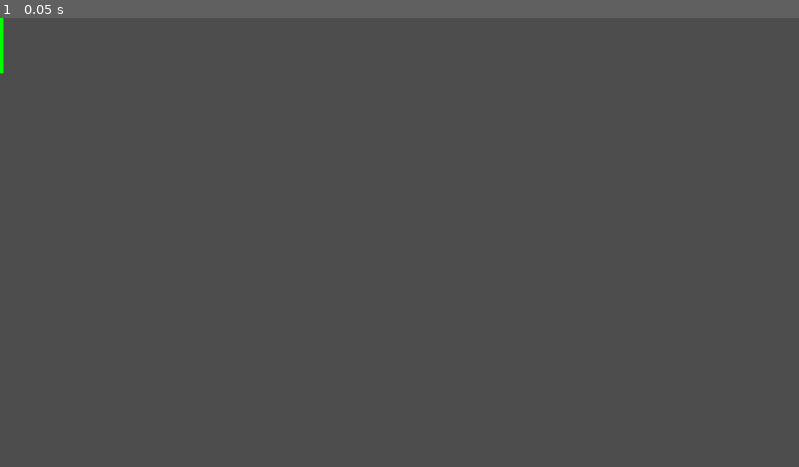
Above: before the commit, frame 1.
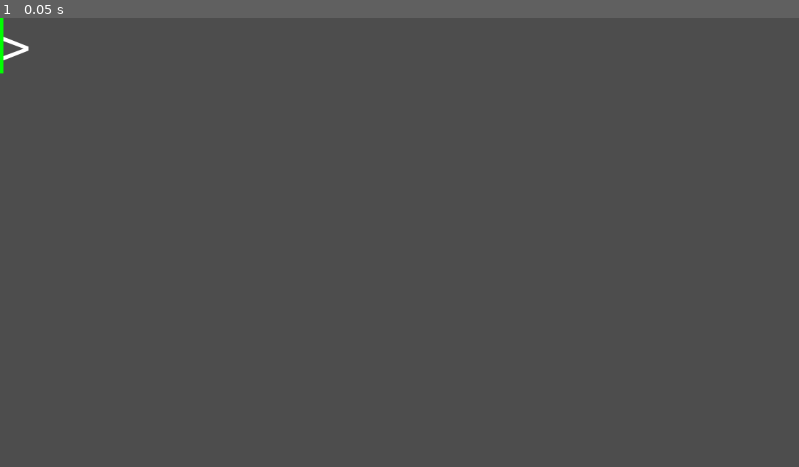
Above: after the commit, the same moment.

Repository: uprun/neon-lights-editor
Game: Godot game, scene res://scenes/canvas-ltd.tscn
Two runs of this game, one before a commit and one after it. Both use one fixed random seed, a clock stepped at 60 frames per second and the inputs below.
Inputs:
- Up to frame 1 (0.05 s): no input

The runs differ from the first frame. In frame 1, less than 0.1% of the frame differs, in the area x 0-4%, y 4-10%.
Error before the commit: Invalid access to property or key 'get' on a base object of type 'null instance'. (res://scenes/function-node.gd:16)

Commit message:
using signals for position update

Diff:
--- a/scenes/canvas-ltd.gd
+++ b/scenes/canvas-ltd.gd
@@ -16,6 +16,14 @@
 	if event is InputEventKey:
 		if event.pressed:
 			print(event)
+
+			if event.keycode == KEY_LEFT:
+				$Caret.move_left()
+				return
+
+			if event.keycode == KEY_RIGHT:
+				$Caret.move_right()
+				return
 
 			if event.keycode == KEY_BACKSPACE:
 				print("back space")
--- a/scenes/caret.gd
+++ b/scenes/caret.gd
@@ -19,7 +19,23 @@
 		function_under_focus.remove_symbol(insert_index)
 		set_index(insert_index - 1)
 
+func move_left():
+	if function_under_focus != null and insert_index != null:
+		set_index(insert_index - 1)
+
+func move_right():
+	if function_under_focus != null and insert_index != null:
+		set_index(insert_index + 1)
+
 func set_index (index):
 	insert_index = index
 	var use_position = function_under_focus.get_symbol_global_position_further_side(insert_index)
 	$"Rocket-engine".update_position(use_position)
+
+
+func _on_rocketengine_request_to_shift_position(shift):
+	position += shift
+
+
+func _on_rocketengine_request_to_set_position(another_position):
+	position = another_position
--- a/scenes/caret.tscn
+++ b/scenes/caret.tscn
@@ -7,3 +7,6 @@
 script = ExtResource("1_k75a4")
 
 [node name="Rocket-engine" parent="." instance=ExtResource("2_u5tjj")]
+
+[connection signal="request_to_set_position" from="Rocket-engine" to="." method="_on_rocketengine_request_to_set_position"]
+[connection signal="request_to_shift_position" from="Rocket-engine" to="." method="_on_rocketengine_request_to_shift_position"]
--- a/scenes/function-node.gd
+++ b/scenes/function-node.gd
@@ -10,12 +10,16 @@
 func combined_path():
 	return folder_path + file_name_1
 
+
+func read_file_content():
+	var file = FileAccess.open(combined_path(), FileAccess.READ)
+	var content = file.get_as_text()
+	return content
+
 # Called when the node enters the scene tree for the first time.
 func _ready():
-	var file = FileAccess.open(combined_path(), FileAccess.READ)
-	file.get
-	var content = file.get_as_text()
-	text = content
+
+	text = ">"
 	for x in text:
 		var clone = symbol_scene.instantiate()
 		add_child(clone)
@@ -30,6 +34,7 @@
 	move_child(clone, index)
 	clone.set_text(symbol)
 	update_symbols_from_index(index)
+	parse()
 
 func update_symbols_from_index(index):
 	for index_to_update in range(index, get_child_count()):
@@ -48,7 +53,50 @@
 	get_parent().add_child(ghost_symbol)
 	ghost_symbol.fly_up()
 	update_symbols_from_index(index)
+	parse()
 
 func get_symbol_global_position_further_side(index):
 	var symbol_position = get_child(index).get_further_side_position()
 	return to_global(symbol_position)
+
+func get_text():
+	var result = ""
+	for n in get_children():
+		result += n.text
+	return result
+
+var parsed = []
+
+var memory = { "trains": [{"delay": 10}, {"delay": 25}, {"delay": 100, "location": "Germany"}] }
+
+func parse_collection(to_parse: String):
+	var symbol = to_parse
+	if symbol in memory:
+		return memory[symbol]
+	if to_parse.contains(" in "):
+		to_parse.split(" in ")
+		#apply location filtering
+		pass
+
+
+func parse():
+	parsed = []
+	var to_parse = get_text()
+	print("text is: ", to_parse)
+	if to_parse.begins_with("> "):
+		to_parse = to_parse.substr(2)
+	if to_parse.begins_with(">"):
+		to_parse = to_parse.substr(1)
+
+	if to_parse.begins_with("What is an average ") and to_parse.contains(" of "):
+		var splitted = to_parse.split(" of ")
+		if splitted.size() > 2:
+			print("too complex question because multiple \" of \" usage")
+			return
+		if splitted.size() == 2:
+			var first = splitted[0] as String
+			var potential_property = first.substr("What is an average".length()).replace(" ", "")
+			var collection = parse_collection(splitted[1])
+			return
+		if splitted.size() < 2:
+			print("incomplete question")
--- a/scenes/ghost-symbol.gd
+++ b/scenes/ghost-symbol.gd
@@ -17,3 +17,11 @@
 
 func _on_rocketengine_destination_reached():
 	queue_free()
+
+
+func _on_rocketengine_request_to_set_position(another_position):
+	position = another_position
+
+
+func _on_rocketengine_request_to_shift_position(shift):
+	position += shift
--- a/scenes/ghost-symbol.tscn
+++ b/scenes/ghost-symbol.tscn
@@ -22,3 +22,5 @@
 [node name="Rocket-engine" parent="." instance=ExtResource("3_brh0o")]
 
 [connection signal="destination_reached" from="Rocket-engine" to="." method="_on_rocketengine_destination_reached"]
+[connection signal="request_to_set_position" from="Rocket-engine" to="." method="_on_rocketengine_request_to_set_position"]
+[connection signal="request_to_shift_position" from="Rocket-engine" to="." method="_on_rocketengine_request_to_shift_position"]
--- a/scenes/rocket-engine.gd
+++ b/scenes/rocket-engine.gd
@@ -5,16 +5,19 @@
 
 signal destination_reached
 
+signal request_to_shift_position(shift)
+signal request_to_set_position(another_position)
+
 func _ready():
 	next_position = get_parent().position
 
 func _process(_delta):
-	var parent = get_parent()
-	if next_position != parent.position:
-		var diff = (parent.position - next_position)
+	var current_position = get_parent().position
+	if next_position != current_position:
+		var diff = (current_position - next_position)
 		var length = diff.length()
 		if  length < 1:
-			parent.position = next_position
+			request_to_set_position.emit(next_position)
 			speed = 0
 			destination_reached.emit()
 		else:
@@ -22,7 +25,8 @@
 				speed = length * 0.8
 			else:
 				speed = (speed + 1) * 1.1
-			parent.position -= diff.normalized() * speed
+			var shift = -diff.normalized() * speed
+			request_to_shift_position.emit(shift)
 
 func position_changed():
 	return next_position != get_parent().position
--- a/scenes/symbol.gd
+++ b/scenes/symbol.gd
@@ -51,3 +51,11 @@
 		if click_local.position.x > size.x/2:
 			caret_index += 1
 		caret.set_index(caret_index)
+
+
+func _on_rocketengine_request_to_set_position(another_position):
+	position = another_position
+
+
+func _on_rocketengine_request_to_shift_position(shift):
+	position += shift
--- a/scenes/symbol.tscn
+++ b/scenes/symbol.tscn
@@ -22,3 +22,5 @@
 [node name="Rocket-engine" parent="." instance=ExtResource("3_gm6ry")]
 
 [connection signal="gui_input" from="name" to="." method="_on_name_gui_input"]
+[connection signal="request_to_set_position" from="Rocket-engine" to="." method="_on_rocketengine_request_to_set_position"]
+[connection signal="request_to_shift_position" from="Rocket-engine" to="." method="_on_rocketengine_request_to_shift_position"]
